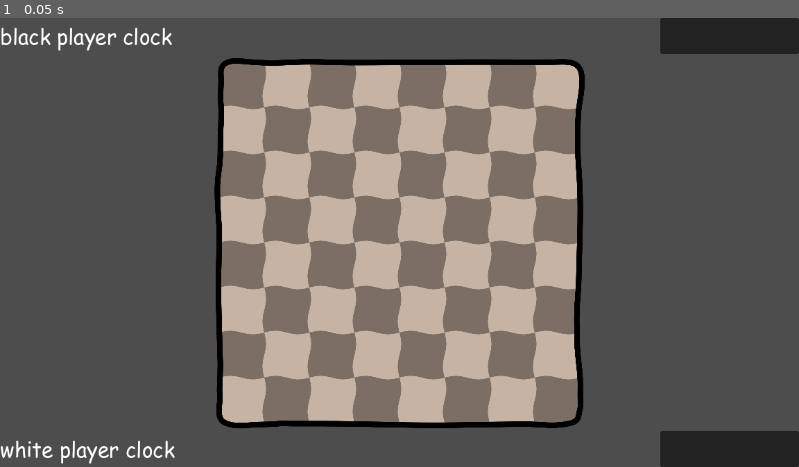
Above: before the commit, frame 1.
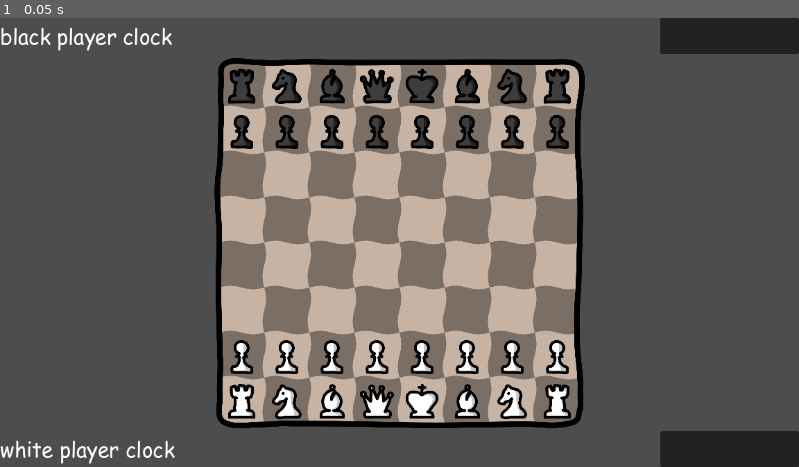
Above: after the commit, the same moment.

Repository: Empika1/DrunkChess
Game: Godot game, scene res://Scenes/Game.tscn
Two runs of this game, one before a commit and one after it. Both use one fixed random seed, a clock stepped at 60 frames per second and the inputs below.
Inputs:
- Up to frame 1 (0.05 s): no input

The runs differ from the first frame. In frame 1, 5.6% of the frame differs, in the area x 28-72%, y 11-90%.
Error before the commit: Parse Error: Too few arguments for "newCastle()" call. Expected at least 3 but received 2. (res://Scripts/GameManager.gd:62)

Commit message:
fixed nonsense

Diff:
--- a/Scripts/Logic/BoardLogic.gd
+++ b/Scripts/Logic/BoardLogic.gd
@@ -13,15 +13,6 @@
 
 static func isPieceOutsideBoard(pos: Vector2i, radius: int, maxPos: Vector2i) -> bool:
 	return pos.x - radius < 0 or pos.y - radius < 0 or pos.x + radius > maxPos.x or pos.y + radius > maxPos.y
-
-static func validateTime(state: BoardState, move: Move) -> BoardState.StateResult: #checks if a player lost on time
-	if move.movedPiece.color == Piece.PieceColor.WHITE:
-		if state.whiteTime <= move.moveTime:
-			return BoardState.StateResult.WIN_BLACK
-	else:
-		if state.blackTime <= move.moveTime:
-			return BoardState.StateResult.WIN_WHITE
-	return BoardState.StateResult.VALID
 
 static func validateStartingState(state: BoardState) -> BoardState.StateResult:
 	if state.whiteTime <= 0:
@@ -96,10 +87,6 @@
 
 	if !PieceLogic.canPieceMoveTo(move.movedPiece, state.previousState.pieces, move.posMovedTo, state.previousState.movePoints[state.previousState.findPieceIndex(move.movedPiece)]):
 		return BoardState.StateResult.MOVE_ONE_PIECE_MOVED_PIECE_TO_INVALID_POSITION
-
-	var timeValidation: BoardState.StateResult = validateTime(state, move)
-	if timeValidation != BoardState.StateResult.VALID:
-		return timeValidation
 
 	return BoardState.StateResult.VALID
 
@@ -160,10 +147,6 @@
 				else:
 					return BoardState.StateResult.MOVE_CASTLE_CASTLING_THROUGH_OPPOSITE_COLOR_PIECE
 
-	var timeValidation: BoardState.StateResult = validateTime(state, move)
-	if timeValidation != BoardState.StateResult.VALID:
-		return timeValidation
-
 	return BoardState.StateResult.VALID
 
 static func validatePromotionMove(state: BoardState, move: Move) -> BoardState.StateResult:
--- a/Scripts/Logic/BoardState.gd
+++ b/Scripts/Logic/BoardState.gd
@@ -143,6 +143,18 @@
 		if blackTime == 0:
 			result = StateResult.WIN_WHITE
 
+func getPreviousWhiteTime() -> float:
+	if previousState == null:
+		return startSettings.startingTime
+	else:
+		return previousState.whiteTime
+
+func getPreviousBlackTime() -> float:
+	if previousState == null:
+		return startSettings.startingTime
+	else:
+		return previousState.blackTime
+
 func prepareForNext() -> BoardState:
 	var newPieces: Array[Piece] = []
 	for piece in pieces:
--- a/Scripts/Logic/Move.gd
+++ b/Scripts/Logic/Move.gd
@@ -18,18 +18,16 @@
 var promotingTo: Piece.PieceType #only for promote move
 var movedKing: Piece #only for castle move
 var movedRook: Piece #only for castle move
-var moveTime: float #time taken
 
-func _init(moveType_: MoveType, movedPiece_: Piece, posMovedTo_: Vector2i, promotingTo_: Piece.PieceType, movedKing_: Piece, movedRook_: Piece, moveTime_: float):
+func _init(moveType_: MoveType, movedPiece_: Piece, posMovedTo_: Vector2i, promotingTo_: Piece.PieceType, movedKing_: Piece, movedRook_: Piece):
 	moveType = moveType_
 	movedPiece = movedPiece_
 	posMovedTo = posMovedTo_
 	promotingTo = promotingTo_
 	movedKing = movedKing_
 	movedRook = movedRook_
-	moveTime = moveTime_
 
-static func newNormal(movedPiece_: Piece, posMovedTo_: Vector2i, moveTime_: float) -> Move:
+static func newNormal(movedPiece_: Piece, posMovedTo_: Vector2i) -> Move:
 	var moveType__: MoveType = MoveType.NORMAL
 	var movedPiece__: Piece = movedPiece_
 	var posMovedTo__: Vector2i = posMovedTo_
@@ -38,9 +36,9 @@
 	var movedKing__: Piece = null
 	var movedRook__: Piece = null
 
-	return Move.new(moveType__, movedPiece__, posMovedTo__, promotingTo__, movedKing__, movedRook__, moveTime_)
+	return Move.new(moveType__, movedPiece__, posMovedTo__, promotingTo__, movedKing__, movedRook__)
 
-static func newPromotion(movedPiece_: Piece, posMovedTo_: Vector2i, promotingTo_: Piece.PieceType, moveTime_: float) -> Move:
+static func newPromotion(movedPiece_: Piece, posMovedTo_: Vector2i, promotingTo_: Piece.PieceType) -> Move:
 	var moveType__: MoveType = MoveType.PROMOTION
 	var movedPiece__: Piece = movedPiece_
 	var posMovedTo__: Vector2i = posMovedTo_
@@ -48,9 +46,9 @@
 
 	var movedKing__: Piece = null
 	var movedRook__: Piece = null
-	return Move.new(moveType__, movedPiece__, posMovedTo__, promotingTo__, movedKing__, movedRook__, moveTime_)
+	return Move.new(moveType__, movedPiece__, posMovedTo__, promotingTo__, movedKing__, movedRook__)
 
-static func newCastle(movedKing_: Piece, movedRook_: Piece, moveTime_: float) -> Move:
+static func newCastle(movedKing_: Piece, movedRook_: Piece) -> Move:
 	var moveType__: MoveType = MoveType.CASTLE
 
 	var movedPiece__: Piece = null
@@ -59,9 +57,9 @@
 
 	var movedKing__: Piece = movedKing_
 	var movedRook__: Piece = movedRook_
-	return Move.new(moveType__, movedPiece__, posMovedTo__, promotingTo__, movedKing__, movedRook__, moveTime_)
+	return Move.new(moveType__, movedPiece__, posMovedTo__, promotingTo__, movedKing__, movedRook__)
 
 func duplicate():
 	return Move.new(moveType, movedPiece.duplicate() if movedPiece != null else null, posMovedTo,
 	promotingTo, movedKing.duplicate() if movedKing != null else null,
-	movedRook.duplicate() if movedRook != null else null, moveTime)
+	movedRook.duplicate() if movedRook != null else null)
Not shown, added: Scenes/Gam5341.tmp
